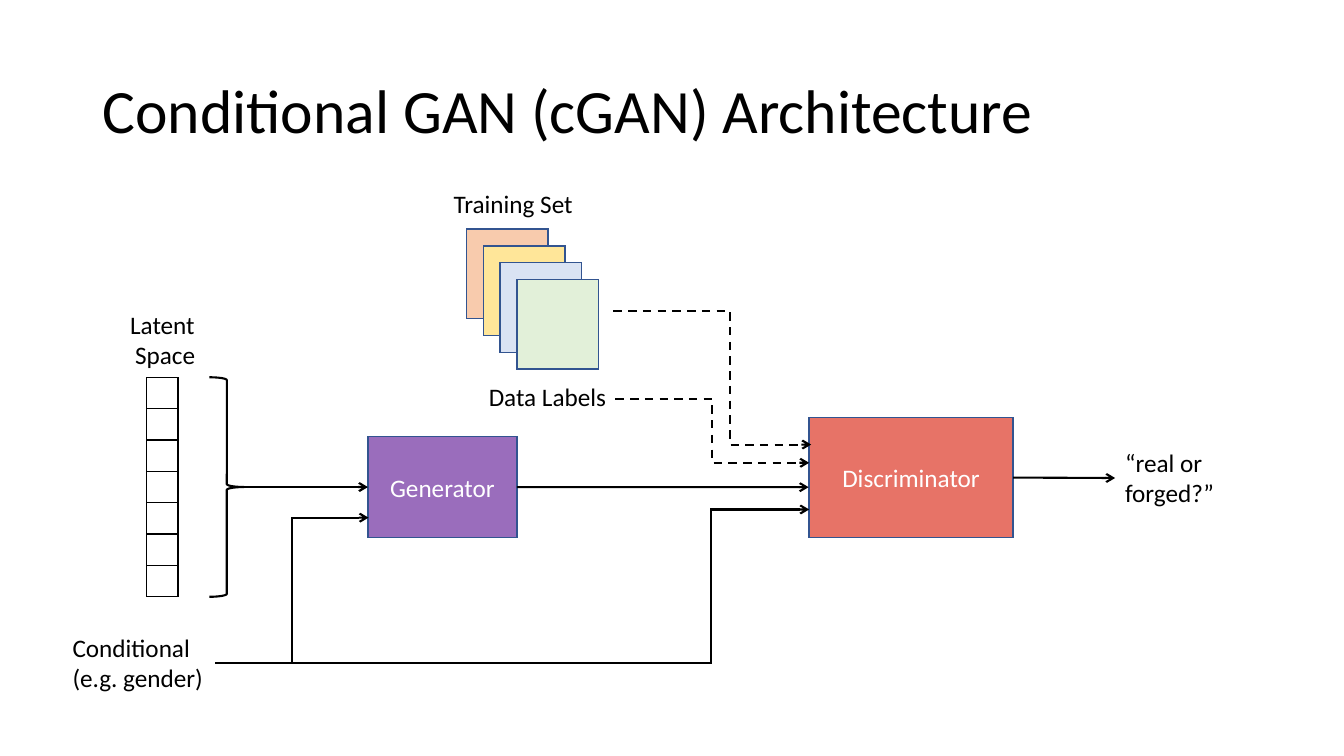
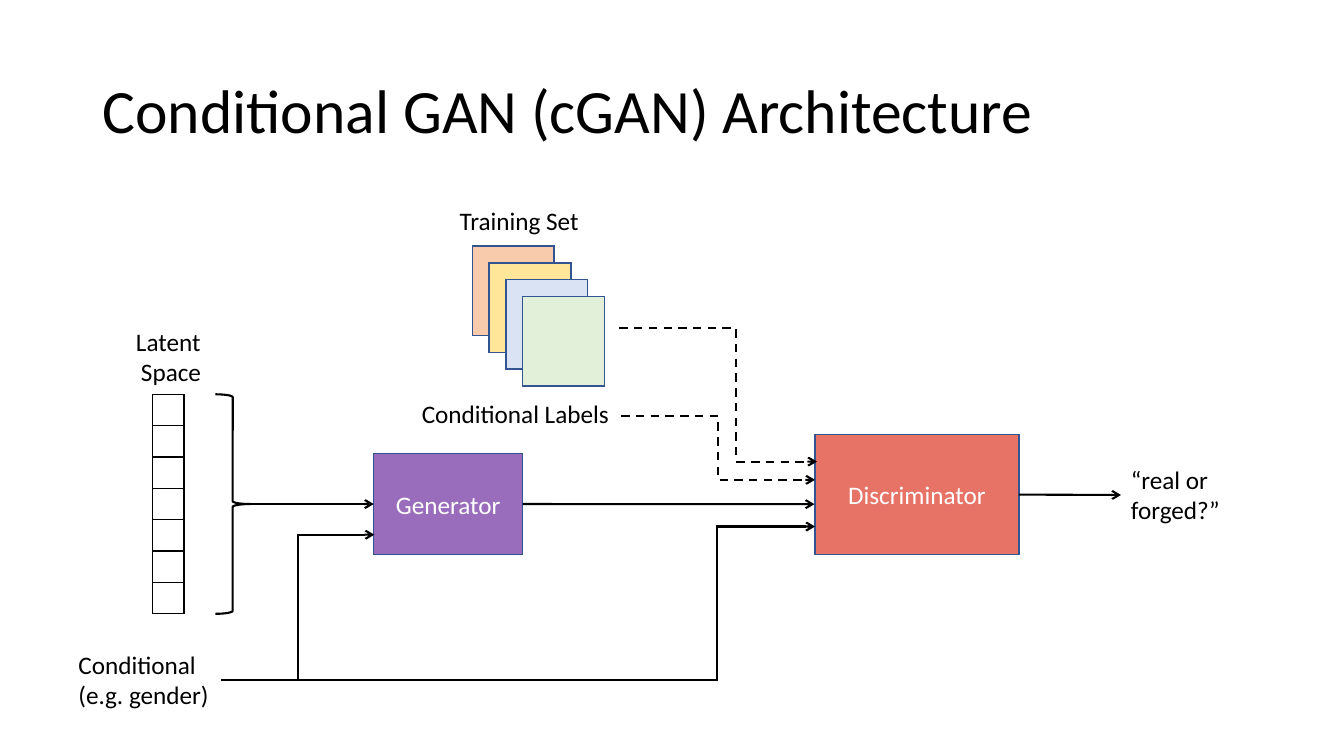
Before and after one commit to mirkokemna/Thesis, a slide deck: slide 5 of cGAN4FluidFlow.pptx (slide 4 before the commit). Drawn at 1344x756 pixels with LibreOffice and Linux fonts; fonts in the diff are those of the drawing. Boxes give left, top, right and bottom in pixels: in the first picture for what was removed or moved away, otherwise in the second. Text is boxed around its words. In the diff, an @@ line names an element or a change of style, - is before the commit and + after.

```diff
--- a/cGAN4FluidFlow.pptx
+++ b/cGAN4FluidFlow.pptx
@@ text at (x1=422, y1=405, x2=609, y2=424): text changed @@
-Data Labels
+Conditional Labels
@@ 11 rectangles, 4 texts, 4 elbow arrows, 3 arrows, 1 right brace moved together from (x1=73, y1=195, x2=1214, y2=692) to (x1=78, y1=212, x2=1220, y2=709) @@
@@ rectangle "Discriminator" moved from (x1=810, y1=417, x2=1013, y2=537) to (x1=816, y1=435, x2=1019, y2=555) @@
@@ rectangle moved from (x1=147, y1=534, x2=178, y2=566) to (x1=152, y1=552, x2=184, y2=583) @@
```
Also in this commit, not shown: 6 other slides changed, 1 slide added.
